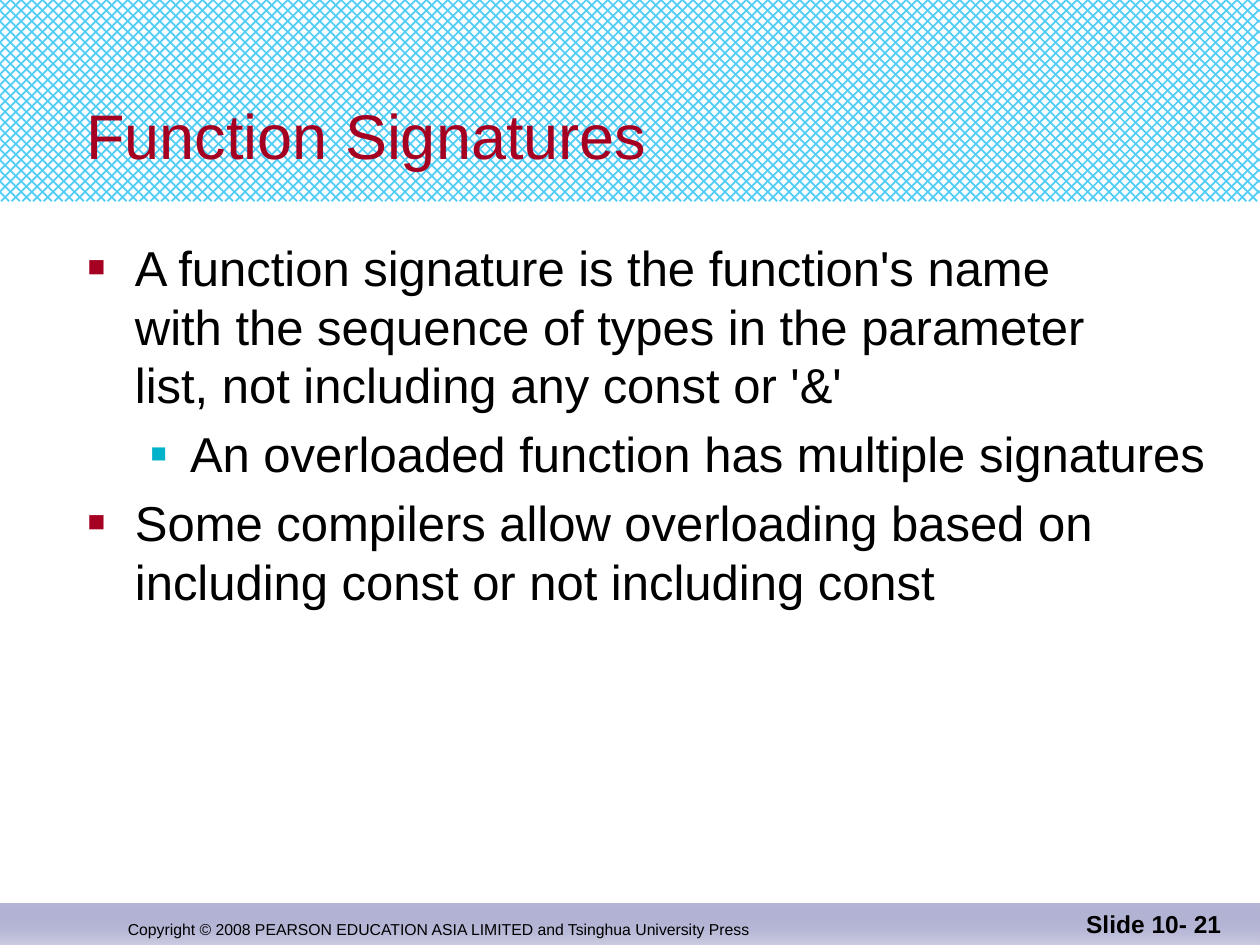
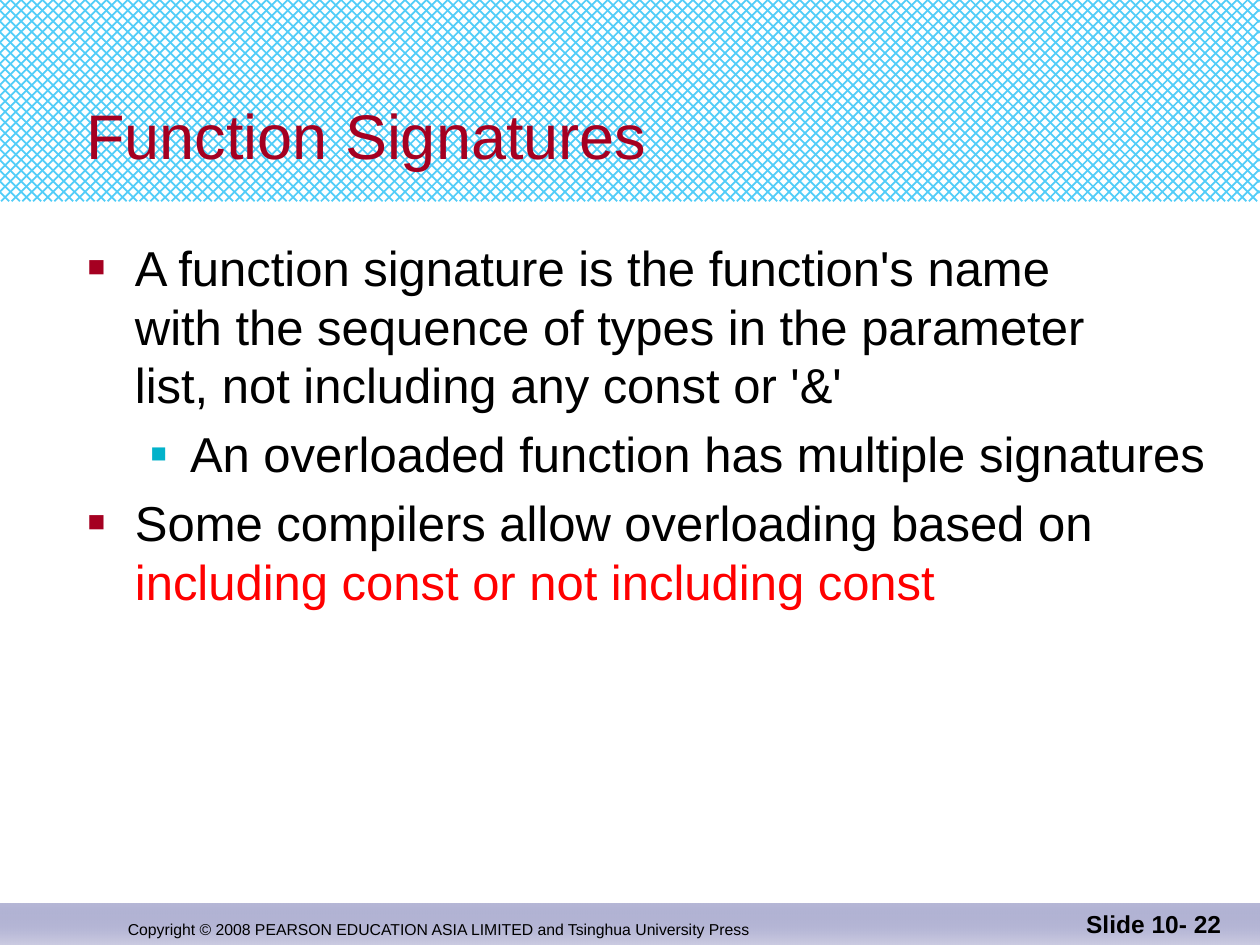
Before and after one commit to djuanbei/CPLUSPLUS, a slide deck: slide 22 of ppt/Chapter 15.pptx (slide 21 before the commit). Drawn at 1260x945 pixels with LibreOffice and Linux fonts; fonts in the diff are those of the drawing. Boxes give left, top, right and bottom in pixels: in the first picture for what was removed or moved away, otherwise in the second. Text is boxed around its words. In the diff, an @@ line names an element or a change of style, - is before the commit and + after.

```diff
--- a/ppt/Chapter 15.pptx
+++ b/ppt/Chapter 15.pptx
@@ text at box(135, 505, 1092, 610): text colour #000000 to #FF0000 in "including const or not including const" @@
@@ page number at box(1086, 915, 1221, 934): text changed @@
-Slide 10- 21
+Slide 10- 22
```
Also in this commit, not shown: 2 other slides changed, 3 slides added.
